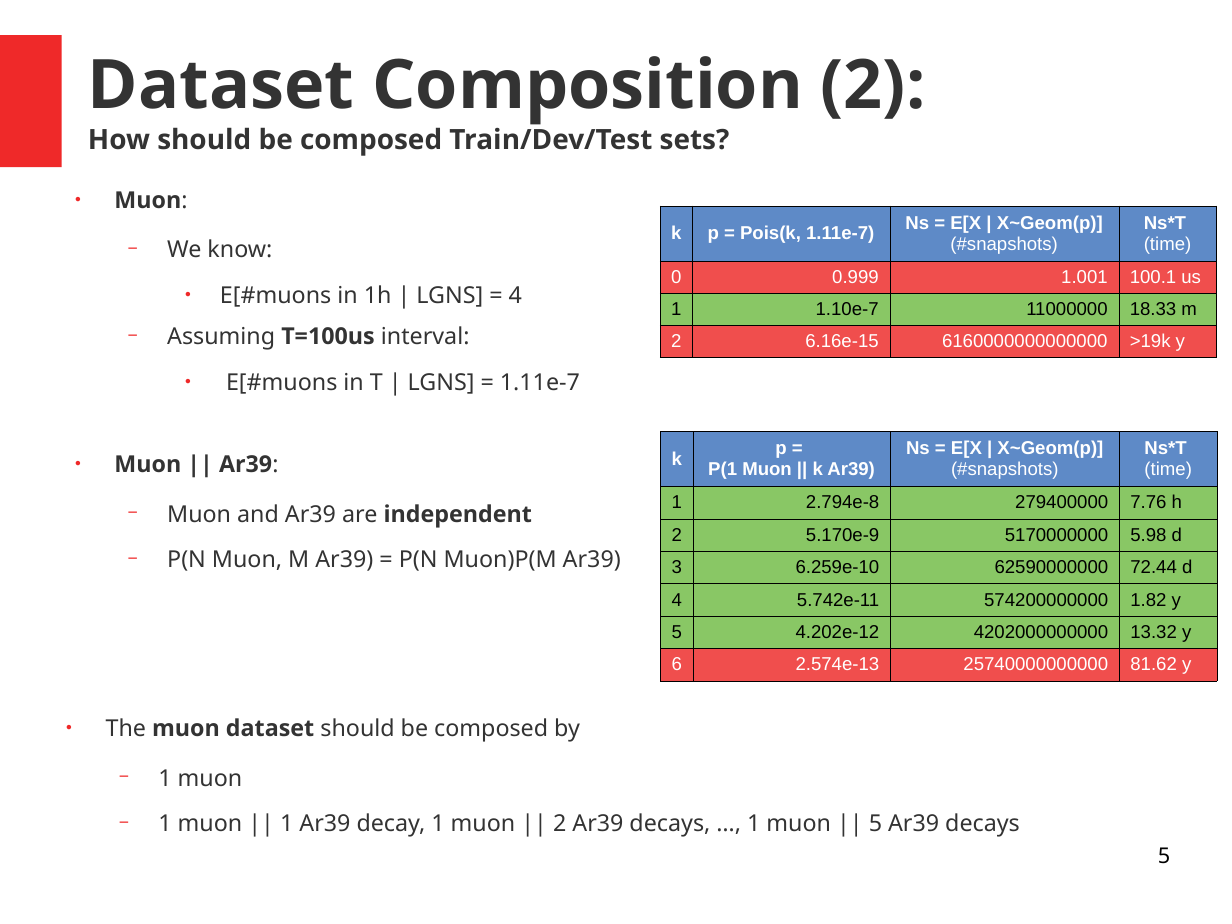
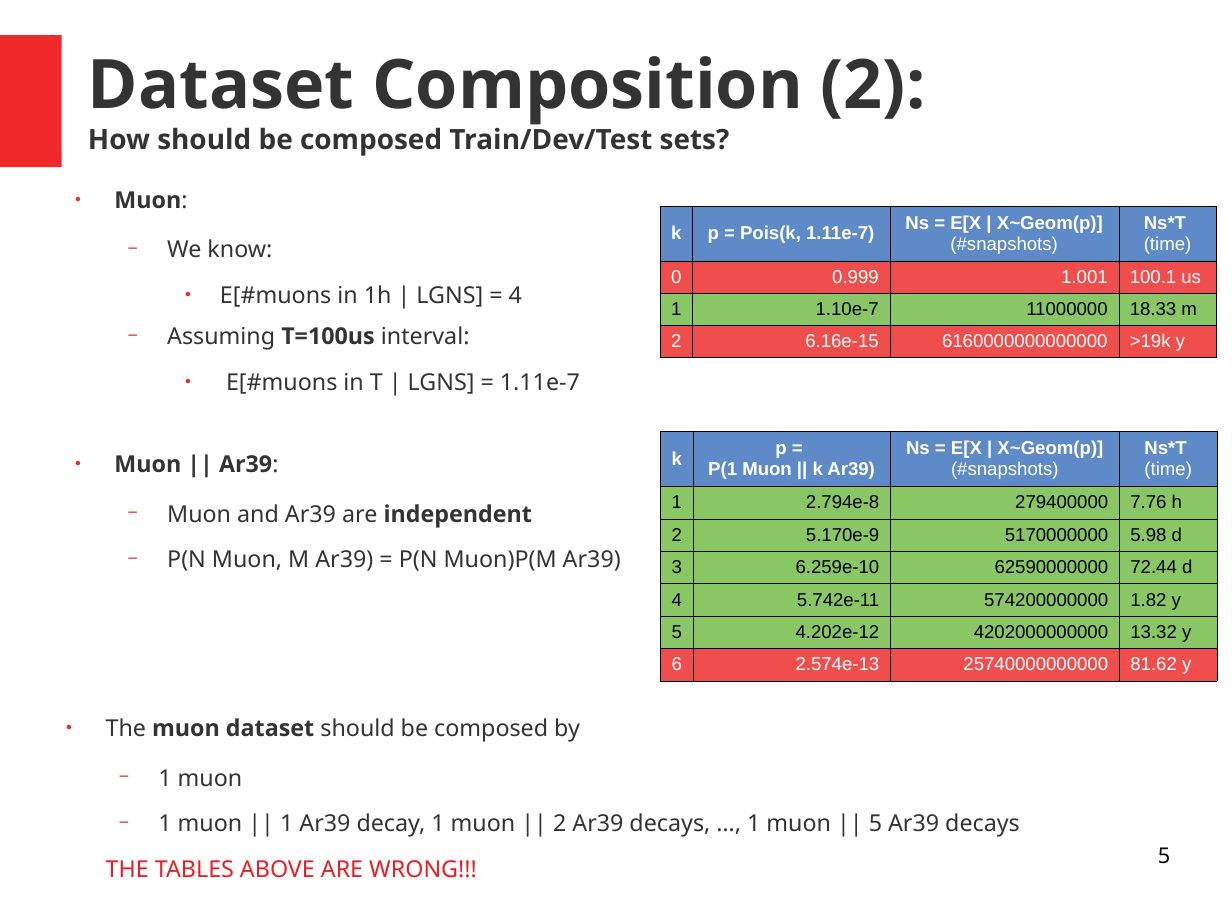
Before and after one commit to luigiberducci/ML4NP, a slide deck: slide 5 of Docs/meeting_ml4np_11mag2020.odp. Drawn at 1232x924 pixels with LibreOffice and Linux fonts; fonts in the diff are those of the drawing. Boxes give left, top, right and bottom in pixels: in the first picture for what was removed or moved away, otherwise in the second. Text is boxed around its words. In the diff, an @@ line names an element or a change of style, - is before the commit and + after.

```diff
--- a/Docs/meeting_ml4np_11mag2020.odp
+++ b/Docs/meeting_ml4np_11mag2020.odp
@@ text at <box>106,860,477,878</box>: paragraph added @@
+THE TABLES ABOVE ARE WRONG!!!
```
Also in this commit, not shown: 1 other slide changed, 1 other file.
